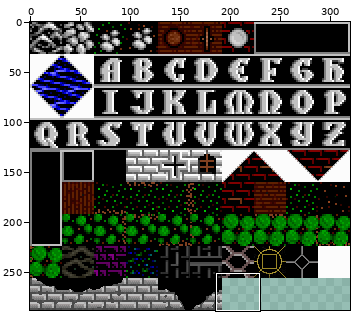
One commit to this sprite sheet: graphics/terrain_tiles.gif. The first picture is a wide view before the edit; the outline marks the close-up.
Close-up. First the earlier version:
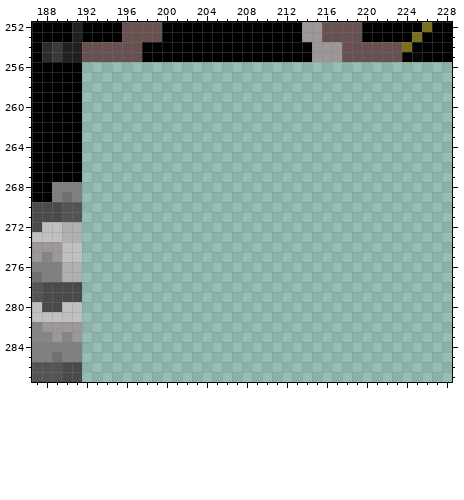
The file is 320x288 pixels. Colours within 5 levels of each other are drawn and written as one. Shown: x 187..228, y 252..287.
After:
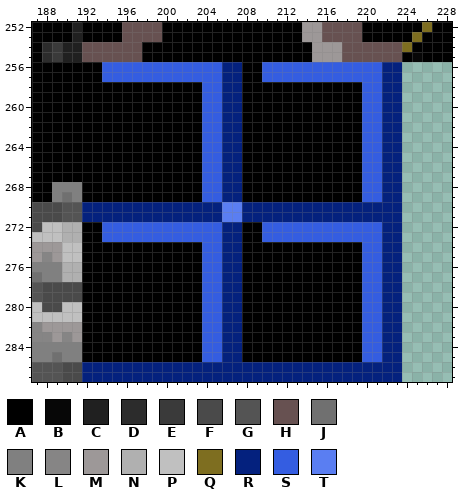
Palette (. is transparent): A #000000  B #070707  C #202020  D #2c2c2c  E #3a3a3a  F #4a4a4a  G #545454  H #675151  J #707070  K #808080  L #868585  M #9d9898  N #b0b0b0  P #c0c0c0  Q #7e6e20  R #04217e  S #345de1  T #5a7ef2
The exact change:
@@ x 187..228 @@
 255 ADECCHHHHHHAAAAAAAAAAAAAAAAAMMMHHHHHHABAAA
-256 AAAAA.....................................
-257 AAAAA.....................................
-258 AAAAA.....................................
-259 AAAAA.....................................
-260 AAAAA.....................................
-261 AAAAA.....................................
-262 AAAAA.....................................
-263 AAAAA.....................................
-264 AAAAA.....................................
-265 AAAAA.....................................
-266 AAAAA.....................................
-267 AAAAA.....................................
-268 AAKKK.....................................
-269 AAKJK.....................................
-270 FFFGG.....................................
-271 FFFGG.....................................
-272 FPPNN.....................................
-273 PPPNN.....................................
-274 MMMPP.....................................
-275 MLMPP.....................................
-276 KKKNN.....................................
-277 JKKNN.....................................
-278 GFFFF.....................................
-279 GFFFF.....................................
-280 PFFPP.....................................
-281 PPPPP.....................................
-282 LMMMM.....................................
-283 LLMLM.....................................
-284 KKKKK.....................................
-285 KKJKK.....................................
-286 GGGFF.....................................
-287 GGGFF.....................................
+256 AAAAAAASSSSSSSSSSSSRRAASSSSSSSSSSSSRR.....
+257 AAAAAAASSSSSSSSSSSSRRAASSSSSSSSSSSSRR.....
+258 AAAAAAAAAAAAAAAAASSRRAAAAAAAAAAAASSRR.....
+259 AAAAAAAAAAAAAAAAASSRRAAAAAAAAAAAASSRR.....
+260 AAAAAAAAAAAAAAAAASSRRAAAAAAAAAAAASSRR.....
+261 AAAAAAAAAAAAAAAAASSRRAAAAAAAAAAAASSRR.....
+262 AAAAAAAAAAAAAAAAASSRRAAAAAAAAAAAASSRR.....
+263 AAAAAAAAAAAAAAAAASSRRAAAAAAAAAAAASSRR.....
+264 AAAAAAAAAAAAAAAAASSRRAAAAAAAAAAAASSRR.....
+265 AAAAAAAAAAAAAAAAASSRRAAAAAAAAAAAASSRR.....
+266 AAAAAAAAAAAAAAAAASSRRAAAAAAAAAAAASSRR.....
+267 AAAAAAAAAAAAAAAAASSRRAAAAAAAAAAAASSRR.....
+268 AAKKKAAAAAAAAAAAASSRRAAAAAAAAAAAASSRR.....
+269 AAKJKAAAAAAAAAAAASSRRAAAAAAAAAAAASSRR.....
+270 FFFGGRRRRRRRRRRRRRRTTRRRRRRRRRRRRRRRR.....
+271 FFFGGRRRRRRRRRRRRRRTTRRRRRRRRRRRRRRRR.....
+272 FPPNNAASSSSSSSSSSSSRRAASSSSSSSSSSSSRR.....
+273 PPPNNAASSSSSSSSSSSSRRAASSSSSSSSSSSSRR.....
+274 MMMPPAAAAAAAAAAAASSRRAAAAAAAAAAAASSRR.....
+275 MLMPPAAAAAAAAAAAASSRRAAAAAAAAAAAASSRR.....
+276 KKKNNAAAAAAAAAAAASSRRAAAAAAAAAAAASSRR.....
+277 JKKNNAAAAAAAAAAAASSRRAAAAAAAAAAAASSRR.....
+278 GFFFFAAAAAAAAAAAASSRRAAAAAAAAAAAASSRR.....
+279 GFFFFAAAAAAAAAAAASSRRAAAAAAAAAAAASSRR.....
+280 PFFPPAAAAAAAAAAAASSRRAAAAAAAAAAAASSRR.....
+281 PPPPPAAAAAAAAAAAASSRRAAAAAAAAAAAASSRR.....
+282 LMMMMAAAAAAAAAAAASSRRAAAAAAAAAAAASSRR.....
+283 LLMLMAAAAAAAAAAAASSRRAAAAAAAAAAAASSRR.....
+284 KKKKKAAAAAAAAAAAASSRRAAAAAAAAAAAASSRR.....
+285 KKJKKAAAAAAAAAAAASSRRAAAAAAAAAAAASSRR.....
+286 GGGFFRRRRRRRRRRRRRRRRRRRRRRRRRRRRRRRR.....
+287 GGGFFRRRRRRRRRRRRRRRRRRRRRRRRRRRRRRRR.....
